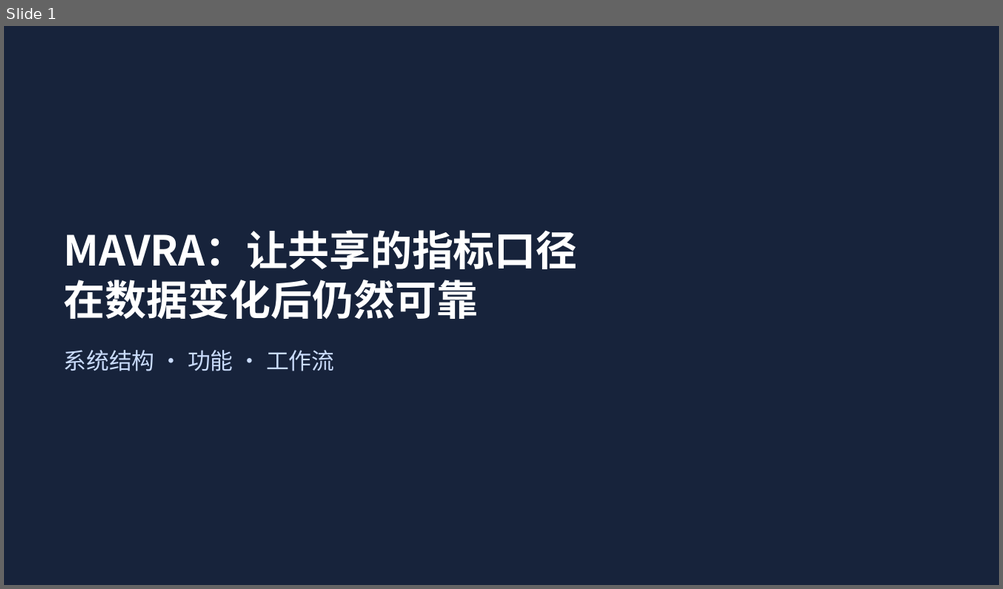
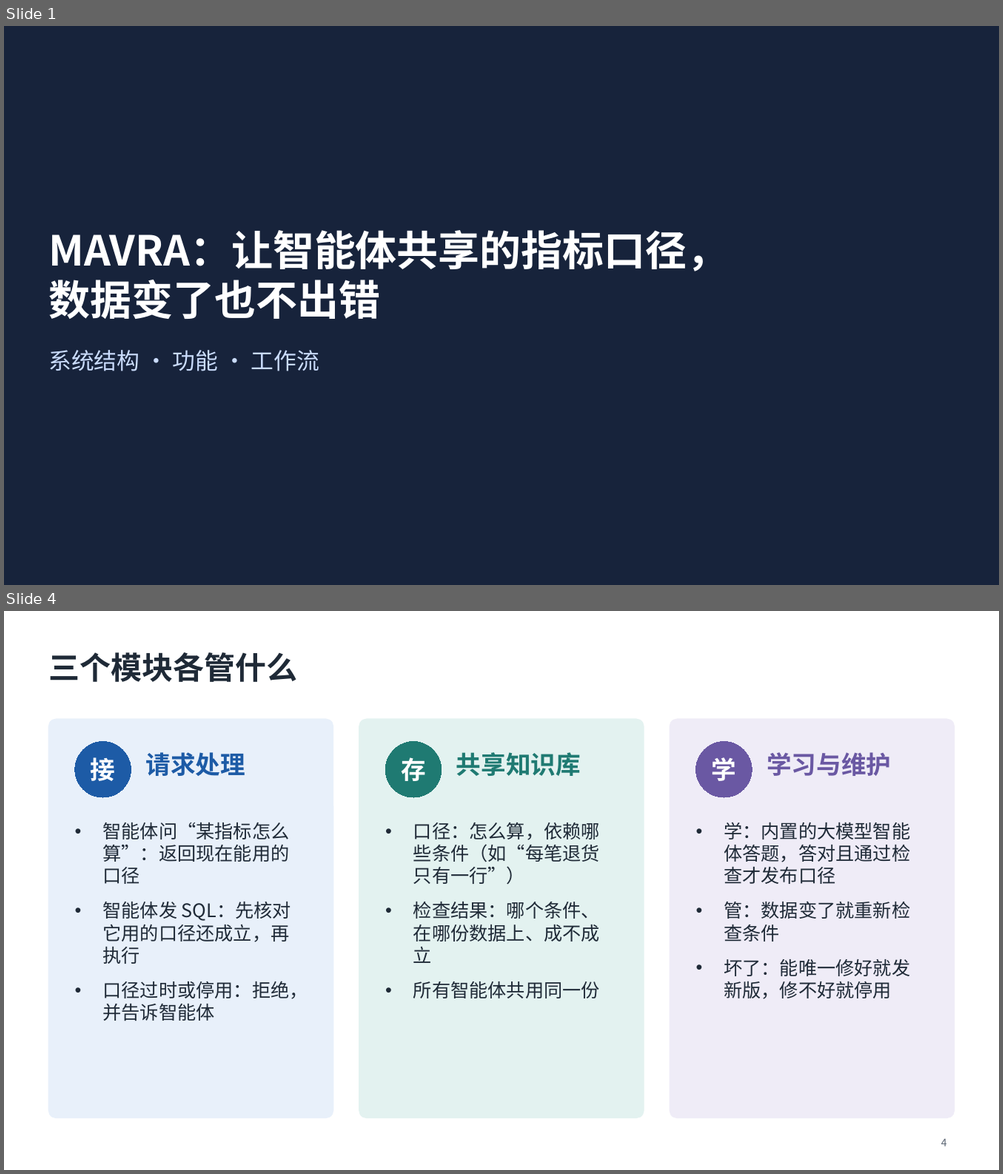
Before and after one commit to mmmttt000045/agent4db-adapter, a slide deck: docs/mavra-system.pptx. Shown one above the other, each under a label of ours: slide 1 before the commit, slides 1 and 4 after it; the slides between them are not shown. The pictures are 1003x589 and 1003x1174 pixels, drawn with LibreOffice and Linux fonts; fonts in the diff are those of the drawing. Boxes give left, top, right and bottom in pixels: in the first picture for what was removed or moved away, otherwise in the second. Text is boxed around its words. In the diff, an @@ line names an element or a change of style, - is before the commit and + after.

```diff
--- a/docs/mavra-system.pptx
+++ b/docs/mavra-system.pptx
@@ slide 4 added at (x1=4, y1=611, x2=999, y2=1170), background #FFFFFF @@
@@ title added at (x1=48, y1=652, x2=297, y2=682), 30 pt, text #1F2A37, bold @@
+三个模块各管什么
@@ rounded rectangle added at (x1=48, y1=719, x2=333, y2=1119), fill #E8F0FA, outline #E8F0FA 1 pt @@
@@ rounded rectangle added at (x1=359, y1=719, x2=643, y2=1119), fill #E3F2F0, outline #E3F2F0 1 pt @@
@@ rounded rectangle added at (x1=669, y1=719, x2=954, y2=1119), fill #EFECF7, outline #EFECF7 1 pt @@
@@ ellipse added at (x1=75, y1=741, x2=131, y2=797), fill #1D5BA6, outline #1D5BA6 0.75 pt, 24 pt, text #FFFFFF, bold @@
+接
@@ ellipse added at (x1=385, y1=741, x2=441, y2=797), fill #1F7A72, outline #1F7A72 0.75 pt, 24 pt, text #FFFFFF, bold @@
+存
@@ ellipse added at (x1=696, y1=741, x2=751, y2=797), fill #6A58A3, outline #6A58A3 0.75 pt, 24 pt, text #FFFFFF, bold @@
+学
@@ text added at (x1=145, y1=752, x2=244, y2=776), 24 pt, text #1D5BA6, bold @@
+请求处理
@@ text added at (x1=456, y1=752, x2=580, y2=776), 24 pt, text #1F7A72, bold @@
+共享知识库
@@ text added at (x1=766, y1=752, x2=891, y2=776), 24 pt, text #6A58A3, bold @@
+学习与维护
@@ text added at (x1=103, y1=823, x2=308, y2=1022), 18 pt, text #1F2A37 @@
+• 智能体问“某指标怎么算”：返回现在能用的口径
+• 智能体发 SQL：先核对它用的口径还成立，再执行
+• 口径过时或停用：拒绝，并告诉智能体
@@ text added at (x1=413, y1=823, x2=600, y2=999), 18 pt, text #1F2A37 @@
+• 口径：怎么算，依赖哪些条件（如“每笔退货只有一行”）
+• 检查结果：哪个条件、在哪份数据上、成不成立
+• 所有智能体共用同一份
@@ text added at (x1=723, y1=823, x2=910, y2=999), 18 pt, text #1F2A37 @@
+• 学：内置的大模型智能体答题，答对且通过检查才发布口径
+• 管：数据变了就重新检查条件
+• 坏了：能唯一修好就发新版，修不好就停用
@@ page number added at (x1=941, y1=1139, x2=947, y2=1147), 10 pt, text #5B6573 @@
+4
@@ slide 1 changed as well @@
@@ title at (x1=48, y1=230, x2=728, y2=319): text changed @@
-MAVRA：让共享的指标口径
-在数据变化后仍然可靠
+MAVRA：让智能体共享的指标口径，
+数据变了也不出错
@@ text "系统结构 · 功能 · 工作流" moved from (x1=64, y1=350, x2=334, y2=372) to (x1=48, y1=350, x2=319, y2=372) @@
```
Also in this commit, not shown: 1 other slide changed, 7 other slides added, 4 slides removed, 20 other files.
